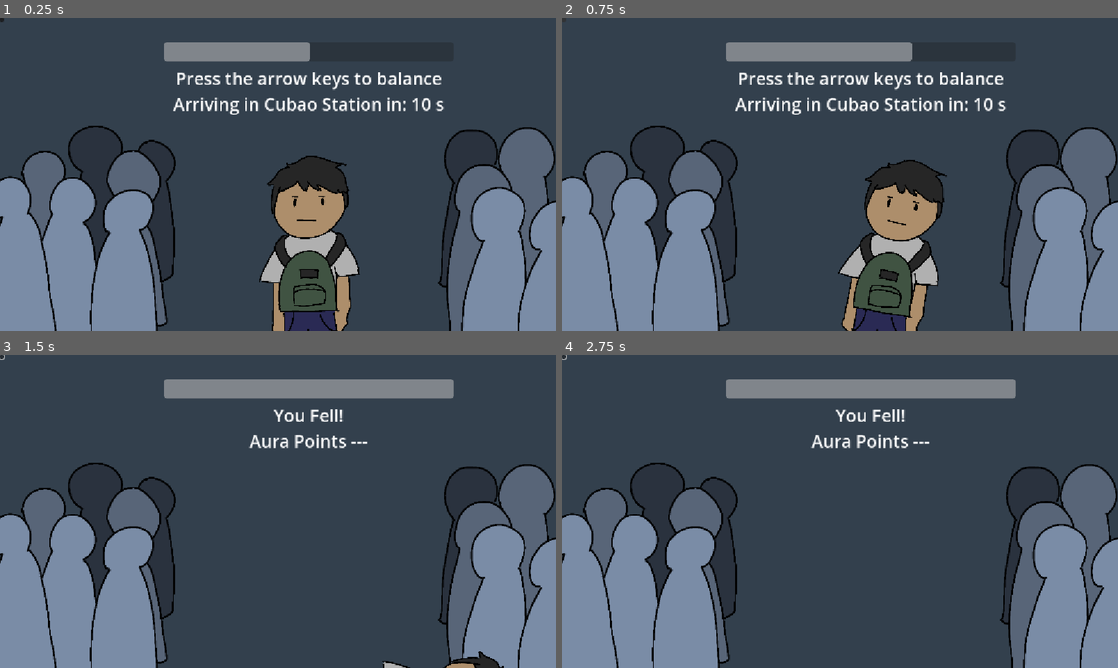
Above: before the commit, frames 1-4 (two rows, left to right).
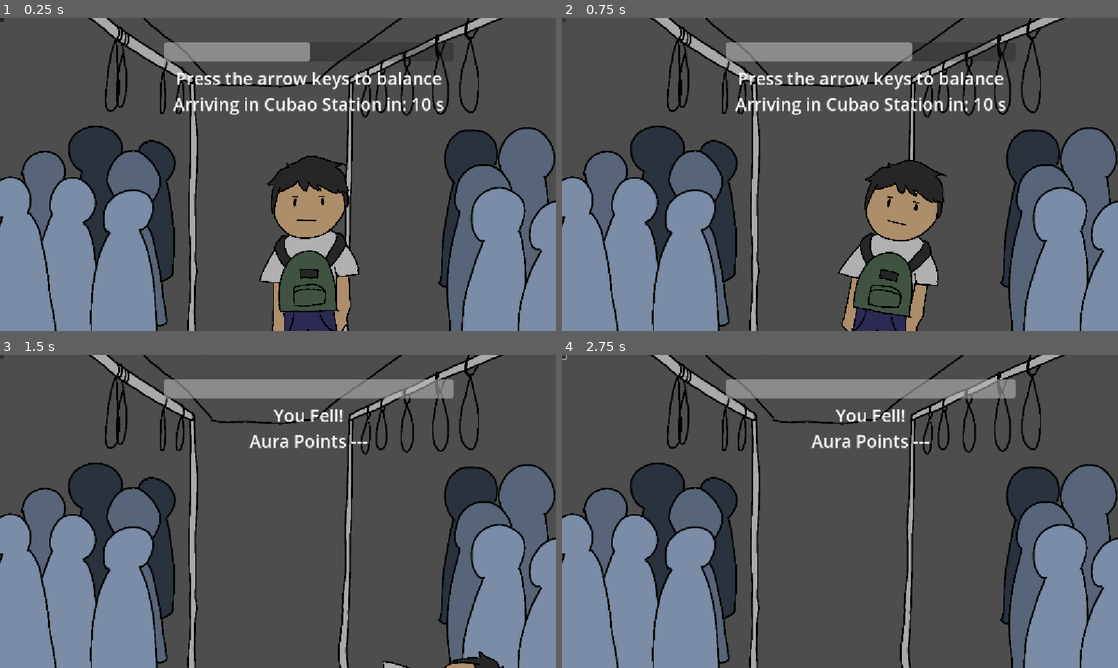
Above: after the commit, the same moments.

Repository: chry607/uniteam
Game: Godot game, scene res://minigames/lrt-balance/game_LRTbalance.tscn
Same seed, same stepped clock (60 frames per second), same inputs: the game is played once before the commit and once after it. This scene is started directly instead of the project's main scene.
Inputs (mouse positions are in pixels of both pictures, inside the frame that each line leads up to):
- Up to frame 1 (0.25 s): no input
- Up to frame 2 (0.75 s): click (562, 21) at 0.52 s
- Up to frame 3 (1.5 s): tap Enter at 1.25 s; move the mouse to (400, 495) at 1.27 s; hold Right from 1.28 s (still down); click (400, 495) at 1.42 s
- Up to frame 4 (2.75 s): tap Space at 2 s; move the mouse to (728, 527) at 2.02 s; release Right at 2.03 s; hold Down from 2.03 s (still down)

The runs differ from the first frame. In frame 1, 57% of the frame differs, in the area x 0-100%, y 0-100%; in frame 2, 57%; in frame 3, 65%; in frame 4, 65%.

Commit message:
added lrt bg

Diff:
--- a/uniteam/minigames/lrt-balance/LRT_environment.gd
+++ b/uniteam/minigames/lrt-balance/LRT_environment.gd
@@ -1,21 +1,22 @@
 class_name TrainEnvironment extends Node2D
 
-var bg: ColorRect
-var crowd_left: Sprite2D # Changed to Sprite2D
+# 1. Changed type from ColorRect to Sprite2D
+var bg: Sprite2D
+var crowd_left: Sprite2D
 var crowd_right: Sprite2D
 var original_bg_pos: Vector2
 
 func _init() -> void:
-	# 1. Background
-	bg = ColorRect.new()
-	bg.color = Color(0.2, 0.25, 0.3)
-	bg.set_size(Vector2(1280, 720))
+	# 1. Background (Now loads your custom PNG background)
+	bg = Sprite2D.new()
+	# Double check this path matches your actual background file name!
+	bg.texture = preload("res://minigames/lrt-balance/lrt-bg.png")
+	bg.centered = false
 	add_child(bg)
 	original_bg_pos = bg.position
 
-	# 2. Crowd Left (Now loads your custom left PNG)
+	# 2. Crowd Left
 	crowd_left = Sprite2D.new()
-	# Double check this path matches your actual file name!
 	crowd_left.texture = preload("res://minigames/lrt-balance/lrt-crowd-left.png")
 	crowd_left.centered = false
 	crowd_left.position = Vector2(-40, 220)
Binary file added: uniteam/minigames/lrt-balance/lrt-bg.png
Not shown, added: uniteam/minigames/lrt-balance/lrt-bg.png.import
Binary file added: uniteam/minigames/lrt-bg.png
Not shown, added: uniteam/minigames/lrt-bg.png.import
